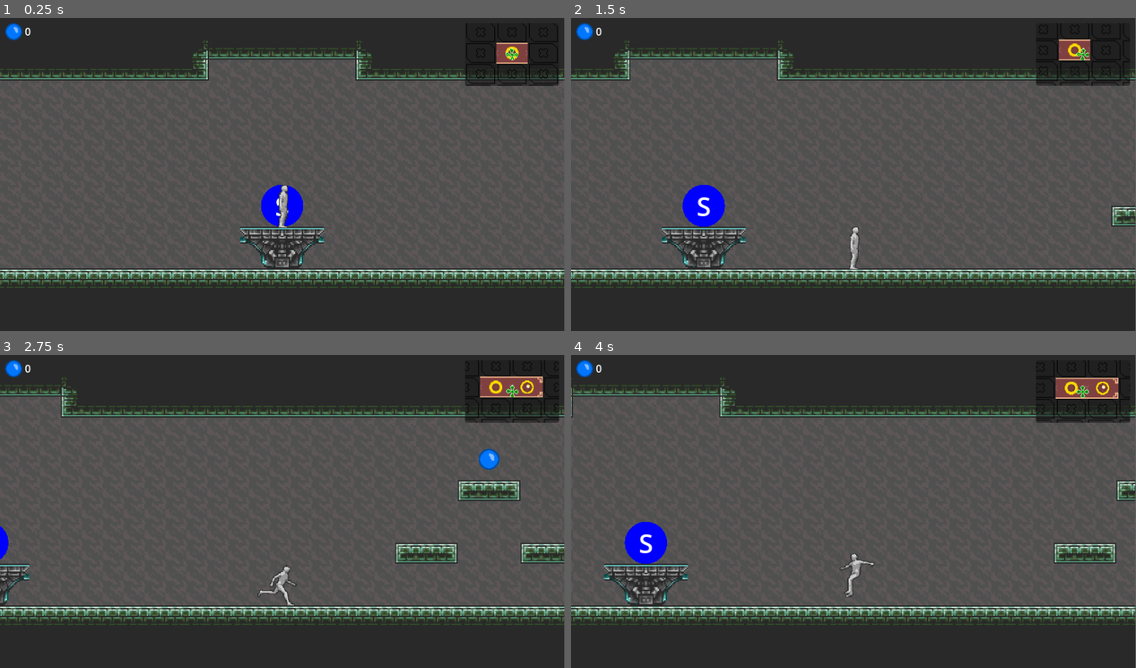
Above: before the commit, frames 1-4 (two rows, left to right).
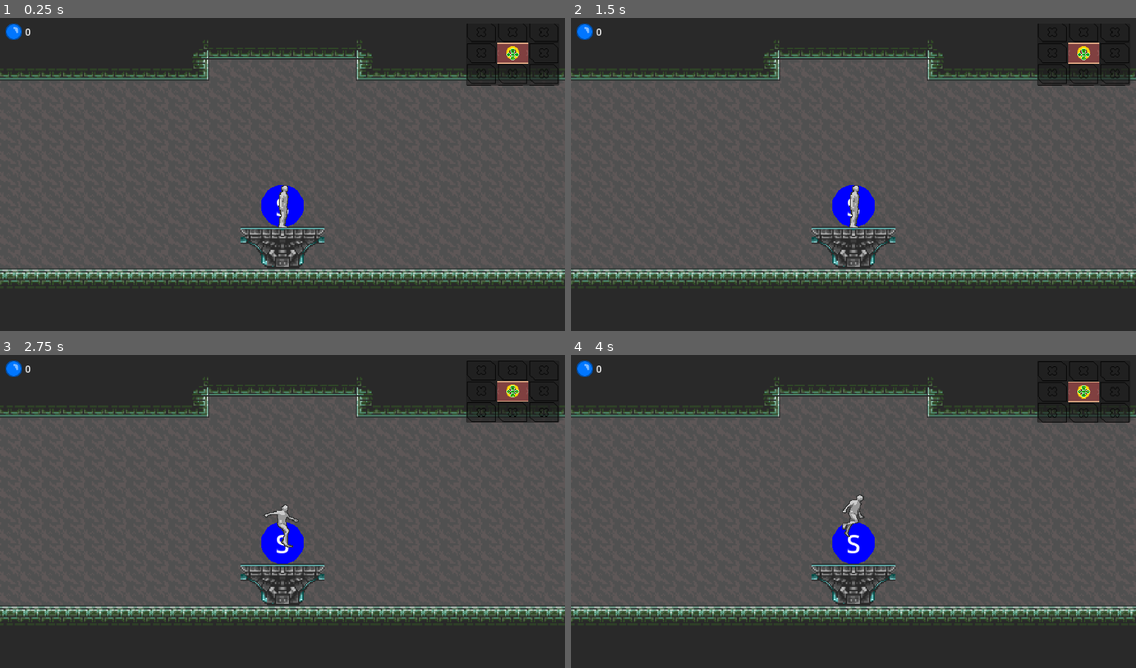
Above: after the commit, the same moments.

Repository: yankobzarenko/down-the-sewers
Game: Godot game, scene res://SampleProject/Game.tscn
The game is run twice, just before and just after one commit, with the same random seed, the same clock (stepped at 60 frames per second) and the same inputs.
Inputs (mouse positions are in pixels of both pictures, inside the frame that each line leads up to):
- Up to frame 1 (0.25 s): no input
- Up to frame 2 (1.5 s): tap Enter (ui_accept) at 0.5, 0.6 s; move the mouse to (977, 158) at 0.52 s; hold Right (ui_right) 0.53-1.25 s; click (977, 158) at 0.67 s; tap Space (Jump, bound only after the commit) at 0.77, 0.8, 1.07 s; drag from (740, 190) to (825, 237) at 1.27 s
- Up to frame 3 (2.75 s): tap Enter (ui_accept) at 2, 2.1 s; move the mouse to (339, 442) at 2.02 s; hold Right (ui_right) from 2.03 s (still down); tap Space (Jump, bound only after the commit) at 2.3 s
- Up to frame 4 (4 s): release Right (ui_right) at 2.75 s; drag from (825, 574) to (684, 464) at 2.77 s; tap Enter (ui_accept) at 3.5 s; move the mouse to (1023, 558) at 3.52 s; hold Left (ui_left) from 3.53 s (still down); tap Shift at 3.6 s; tap Space (Jump, bound only after the commit) at 3.77, 3.8 s
In our replay, the window is 799x444 before the commit and 800x444 after it. These sizes can differ from the game's own. Grey fills any space a smaller window leaves; there, only what the larger window draws over its background counts as a difference.

The runs differ from the first frame. In frame 1, 2.8% of the frame differs, in the area x 0-100%, y 1-87%; in frame 2, 13%; in frame 3, 12%; in frame 4, 13%.

Commit message:
wasd for movement now

Diff:
--- a/SampleProject/Game.tscn
+++ b/SampleProject/Game.tscn
@@ -155,19 +155,19 @@
 					propagate_call(&\"update_collectible\")
 "
 
-[node name="Game" type="Node2D"]
+[node name="Game" type="Node2D" unique_id=470344802]
 script = ExtResource("1_xdpfu")
 starting_map = "uid://cv55nv1c2sbiq"
 
-[node name="Player" parent="." groups=["player"] instance=ExtResource("2_bam1a")]
+[node name="Player" parent="." unique_id=281818864 groups=["player"] instance=ExtResource("2_bam1a")]
 unique_name_in_owner = true
 position = Vector2(368, 248)
 
-[node name="Camera2D" type="Camera2D" parent="Player"]
-
-[node name="UI" type="CanvasLayer" parent="."]
-
-[node name="Minimap" parent="UI" instance=ExtResource("3_a3gfy")]
+[node name="Camera2D" type="Camera2D" parent="Player" unique_id=431908881]
+
+[node name="UI" type="CanvasLayer" parent="." unique_id=508876535]
+
+[node name="Minimap" parent="UI" unique_id=473634829 instance=ExtResource("3_a3gfy")]
 unique_name_in_owner = true
 anchors_preset = 1
 anchor_left = 1.0
@@ -179,7 +179,7 @@
 grow_horizontal = 0
 display_player_location = true
 
-[node name="Background" type="Panel" parent="UI/Minimap"]
+[node name="Background" type="Panel" parent="UI/Minimap" unique_id=714210483]
 show_behind_parent = true
 layout_mode = 1
 anchors_preset = 15
@@ -188,7 +188,7 @@
 grow_horizontal = 2
 grow_vertical = 2
 
-[node name="MapWindow" type="Panel" parent="UI"]
+[node name="MapWindow" type="Panel" parent="UI" unique_id=549550923]
 visible = false
 clip_contents = true
 anchors_preset = 8
@@ -204,14 +204,14 @@
 grow_vertical = 2
 script = SubResource("GDScript_u7odr")
 
-[node name="Percent" type="Label" parent="UI/MapWindow"]
+[node name="Percent" type="Label" parent="UI/MapWindow" unique_id=1505518153]
 layout_mode = 0
 offset_right = 40.0
 offset_bottom = 23.0
 text = "0%"
 script = SubResource("GDScript_66suq")
 
-[node name="Label" type="Label" parent="UI/MapWindow"]
+[node name="Label" type="Label" parent="UI/MapWindow" unique_id=1975909850]
 z_index = 5
 layout_mode = 1
 anchors_preset = 2
@@ -223,13 +223,13 @@
 theme_override_styles/normal = SubResource("StyleBoxFlat_vdqrf")
 text = "Press D to toggle delta vector"
 
-[node name="TopDraw" type="Control" parent="UI/MapWindow"]
+[node name="TopDraw" type="Control" parent="UI/MapWindow" unique_id=1158000280]
 z_index = 5
 anchors_preset = 0
 offset_right = 40.0
 offset_bottom = 40.0
 
-[node name="CollectionGrid" type="PanelContainer" parent="UI"]
+[node name="CollectionGrid" type="PanelContainer" parent="UI" unique_id=774093686]
 visible = false
 offset_left = 85.0
 offset_top = 81.0
@@ -237,86 +237,86 @@
 offset_bottom = 224.0
 script = SubResource("GDScript_lpbfn")
 
-[node name="CollectionGrid" type="HBoxContainer" parent="UI/CollectionGrid"]
-layout_mode = 2
-
-[node name="VBoxContainer" type="VBoxContainer" parent="UI/CollectionGrid/CollectionGrid"]
-layout_mode = 2
-
-[node name="Label" type="Label" parent="UI/CollectionGrid/CollectionGrid/VBoxContainer"]
+[node name="CollectionGrid" type="HBoxContainer" parent="UI/CollectionGrid" unique_id=1081295543]
+layout_mode = 2
+
+[node name="VBoxContainer" type="VBoxContainer" parent="UI/CollectionGrid/CollectionGrid" unique_id=343272678]
+layout_mode = 2
+
+[node name="Label" type="Label" parent="UI/CollectionGrid/CollectionGrid/VBoxContainer" unique_id=1085813516]
 layout_mode = 2
 text = "D"
 horizontal_alignment = 1
 
-[node name="CollectionGridItem" parent="UI/CollectionGrid/CollectionGrid/VBoxContainer" instance=ExtResource("4_uuja8")]
+[node name="CollectionGridItem" parent="UI/CollectionGrid/CollectionGrid/VBoxContainer" unique_id=188237501 instance=ExtResource("4_uuja8")]
 layout_mode = 2
 texture = ExtResource("3_kng3d")
 id = "StartingPoint/./Collectible"
 
-[node name="CollectionGridItem2" parent="UI/CollectionGrid/CollectionGrid/VBoxContainer" instance=ExtResource("4_uuja8")]
+[node name="CollectionGridItem2" parent="UI/CollectionGrid/CollectionGrid/VBoxContainer" unique_id=1902789383 instance=ExtResource("4_uuja8")]
 layout_mode = 2
 texture = ExtResource("3_kng3d")
 id = "RelicRoom/./Collectible"
 
-[node name="CollectionGridItem3" parent="UI/CollectionGrid/CollectionGrid/VBoxContainer" instance=ExtResource("4_uuja8")]
+[node name="CollectionGridItem3" parent="UI/CollectionGrid/CollectionGrid/VBoxContainer" unique_id=937993146 instance=ExtResource("4_uuja8")]
 layout_mode = 2
 texture = ExtResource("3_kng3d")
 id = "Corridor/./Collectible"
 
-[node name="CollectionGridItem4" parent="UI/CollectionGrid/CollectionGrid/VBoxContainer" instance=ExtResource("4_uuja8")]
+[node name="CollectionGridItem4" parent="UI/CollectionGrid/CollectionGrid/VBoxContainer" unique_id=1333089932 instance=ExtResource("4_uuja8")]
 layout_mode = 2
 texture = ExtResource("3_kng3d")
 id = "lava_orb"
 
-[node name="CollectionGridItem5" parent="UI/CollectionGrid/CollectionGrid/VBoxContainer" instance=ExtResource("4_uuja8")]
+[node name="CollectionGridItem5" parent="UI/CollectionGrid/CollectionGrid/VBoxContainer" unique_id=339269503 instance=ExtResource("4_uuja8")]
 layout_mode = 2
 texture = ExtResource("6_lpbfn")
 id = "RightStaircase/./MapItem"
 
-[node name="VBoxContainer2" type="VBoxContainer" parent="UI/CollectionGrid/CollectionGrid"]
-layout_mode = 2
-
-[node name="Label" type="Label" parent="UI/CollectionGrid/CollectionGrid/VBoxContainer2"]
+[node name="VBoxContainer2" type="VBoxContainer" parent="UI/CollectionGrid/CollectionGrid" unique_id=1756438992]
+layout_mode = 2
+
+[node name="Label" type="Label" parent="UI/CollectionGrid/CollectionGrid/VBoxContainer2" unique_id=2005091910]
 layout_mode = 2
 text = "S"
 horizontal_alignment = 1
 
-[node name="CollectionGridItem5" parent="UI/CollectionGrid/CollectionGrid/VBoxContainer2" instance=ExtResource("4_uuja8")]
+[node name="CollectionGridItem5" parent="UI/CollectionGrid/CollectionGrid/VBoxContainer2" unique_id=683932233 instance=ExtResource("4_uuja8")]
 layout_mode = 2
 texture = ExtResource("3_kng3d")
 id = "SecretChamber/./Collectible"
 
-[node name="CollectionGridItem6" parent="UI/CollectionGrid/CollectionGrid/VBoxContainer2" instance=ExtResource("4_uuja8")]
+[node name="CollectionGridItem6" parent="UI/CollectionGrid/CollectionGrid/VBoxContainer2" unique_id=382815482 instance=ExtResource("4_uuja8")]
 layout_mode = 2
 texture = ExtResource("3_kng3d")
 id = "LoopRoom1/./Collectible"
 
-[node name="VBoxContainer3" type="VBoxContainer" parent="UI/CollectionGrid/CollectionGrid"]
-layout_mode = 2
-
-[node name="Label2" type="Label" parent="UI/CollectionGrid/CollectionGrid/VBoxContainer3"]
+[node name="VBoxContainer3" type="VBoxContainer" parent="UI/CollectionGrid/CollectionGrid" unique_id=1625126280]
+layout_mode = 2
+
+[node name="Label2" type="Label" parent="UI/CollectionGrid/CollectionGrid/VBoxContainer3" unique_id=1973295996]
 layout_mode = 2
 text = "R"
 horizontal_alignment = 1
 
-[node name="CollectionGridItem5" parent="UI/CollectionGrid/CollectionGrid/VBoxContainer3" instance=ExtResource("4_uuja8")]
+[node name="CollectionGridItem5" parent="UI/CollectionGrid/CollectionGrid/VBoxContainer3" unique_id=801841186 instance=ExtResource("4_uuja8")]
 layout_mode = 2
 texture = ExtResource("3_kng3d")
 id = "random_collectible"
 
-[node name="HBoxContainer" type="HBoxContainer" parent="UI"]
+[node name="HBoxContainer" type="HBoxContainer" parent="UI" unique_id=1226286560]
 offset_left = 8.0
 offset_top = 8.0
 offset_right = 48.0
 offset_bottom = 34.0
 
-[node name="TextureRect" type="TextureRect" parent="UI/HBoxContainer"]
+[node name="TextureRect" type="TextureRect" parent="UI/HBoxContainer" unique_id=1944182922]
 layout_mode = 2
 texture = ExtResource("3_kng3d")
 expand_mode = 2
 stretch_mode = 5
 
-[node name="CollectibleCount" type="Label" parent="UI/HBoxContainer"]
+[node name="CollectibleCount" type="Label" parent="UI/HBoxContainer" unique_id=857638338]
 unique_name_in_owner = true
 layout_mode = 2
 text = "0"
--- a/SampleProject/Objects/Elevator.tscn
+++ b/SampleProject/Objects/Elevator.tscn
@@ -53,7 +53,7 @@
 		return
 
 	# When pressed Up, start moving.
-	if Input.is_action_just_pressed(\"ui_up\"):
+	if Input.is_action_just_pressed(\"up\") or Input.is_action_just_pressed(\"ui_up\"):
 		moving = -1 if up else 1
 		player = $Area2D.get_overlapping_bodies().front()
 		player.event = true
@@ -79,22 +79,22 @@
 [sub_resource type="RectangleShape2D" id="RectangleShape2D_fj1ik"]
 size = Vector2(64, 32)
 
-[node name="Elevator" type="StaticBody2D"]
+[node name="Elevator" type="StaticBody2D" unique_id=99684059]
 script = SubResource("GDScript_bxd4l")
 
-[node name="CollisionShape2D" type="CollisionShape2D" parent="."]
+[node name="CollisionShape2D" type="CollisionShape2D" parent="." unique_id=1597455626]
 shape = SubResource("RectangleShape2D_q65hc")
 
-[node name="Sprite2D" type="Sprite2D" parent="."]
+[node name="Sprite2D" type="Sprite2D" parent="." unique_id=1382640297]
 texture = ExtResource("1_16218")
 
-[node name="Area2D" type="Area2D" parent="."]
+[node name="Area2D" type="Area2D" parent="." unique_id=1529100]
 position = Vector2(0, -48)
 
-[node name="CollisionShape2D" type="CollisionShape2D" parent="Area2D"]
+[node name="CollisionShape2D" type="CollisionShape2D" parent="Area2D" unique_id=683051853]
 shape = SubResource("RectangleShape2D_fj1ik")
 
-[node name="Label" type="Label" parent="."]
+[node name="Label" type="Label" parent="." unique_id=1222150176]
 visible = false
 offset_left = -32.0
 offset_top = 16.0
--- a/SampleProject/Scripts/Player.gd
+++ b/SampleProject/Scripts/Player.gd
@@ -38,16 +38,16 @@
 		airtime = 0
 
 	var on_floor_ct: bool = is_on_floor() or airtime < COYOTE_TIME
-	if Input.is_action_just_pressed("ui_accept") and (on_floor_ct or double_jump):
+	if Input.is_action_just_pressed("Jump") and (on_floor_ct or double_jump):
 		if not on_floor_ct:
 			double_jump = false
 
-		if Input.is_action_pressed("ui_down"):
+		if Input.is_action_pressed("Down"):
 			position.y += 8
 		else:
 			velocity.y = JUMP_VELOCITY
 
-	if Input.is_action_just_released("ui_accept"):
+	if Input.is_action_just_released("Jump"):
 		if not is_on_floor() and velocity.y < 0:
 			velocity.y = min(0, velocity.y - JUMP_VELOCITY * SHORT_HOP)
 
@@ -55,7 +55,7 @@
 	if is_on_wall():
 		speed = SPEED_MIN
 
-	var direction := Input.get_axis("ui_left", "ui_right")
+	var direction := Input.get_axis("Left", "Right")
 	if direction:
 		speed = min(SPEED_MAX, speed + ACCEL * delta)
 		velocity.x = direction * speed
--- a/project.godot
+++ b/project.godot
@@ -43,6 +43,8 @@
 
 window/size/viewport_width=864
 window/size/viewport_height=480
+window/stretch/mode="canvas_items"
+window/stretch/aspect="ignore"
 window/per_pixel_transparency/allowed=true
 
 [dotnet]
@@ -61,6 +63,34 @@
 
 import/blender/enabled=false
 
+[input]
+
+Jump={
+"deadzone": 0.2,
+"events": [Object(InputEventKey,"resource_local_to_scene":false,"resource_name":"","device":-1,"window_id":0,"alt_pressed":false,"shift_pressed":false,"ctrl_pressed":false,"meta_pressed":false,"pressed":false,"keycode":0,"physical_keycode":32,"key_label":0,"unicode":32,"location":0,"echo":false,"script":null)
+]
+}
+Down={
+"deadzone": 0.2,
+"events": [Object(InputEventKey,"resource_local_to_scene":false,"resource_name":"","device":-1,"window_id":0,"alt_pressed":false,"shift_pressed":false,"ctrl_pressed":false,"meta_pressed":false,"pressed":false,"keycode":0,"physical_keycode":83,"key_label":0,"unicode":115,"location":0,"echo":false,"script":null)
+]
+}
+Left={
+"deadzone": 0.2,
+"events": [Object(InputEventKey,"resource_local_to_scene":false,"resource_name":"","device":-1,"window_id":0,"alt_pressed":false,"shift_pressed":false,"ctrl_pressed":false,"meta_pressed":false,"pressed":false,"keycode":0,"physical_keycode":65,"key_label":0,"unicode":97,"location":0,"echo":false,"script":null)
+]
+}
+Right={
+"deadzone": 0.2,
+"events": [Object(InputEventKey,"resource_local_to_scene":false,"resource_name":"","device":-1,"window_id":0,"alt_pressed":false,"shift_pressed":false,"ctrl_pressed":false,"meta_pressed":false,"pressed":false,"keycode":0,"physical_keycode":68,"key_label":0,"unicode":100,"location":0,"echo":false,"script":null)
+]
+}
+up={
+"deadzone": 0.2,
+"events": [Object(InputEventKey,"resource_local_to_scene":false,"resource_name":"","device":-1,"window_id":0,"alt_pressed":false,"shift_pressed":false,"ctrl_pressed":false,"meta_pressed":false,"pressed":false,"keycode":0,"physical_keycode":87,"key_label":0,"unicode":119,"location":0,"echo":false,"script":null)
+]
+}
+
 [internationalization]
 
 locale/translations_pot_files=PackedStringArray("res://addons/MetroidvaniaSystem/Database/Manage.tscn", "res://addons/M …(332 unchanged characters)…
Not shown: 1 places in SampleProject/Game.tscn that only renumber resources
Not shown: 1 places in SampleProject/Objects/Elevator.tscn that only renumber resources
